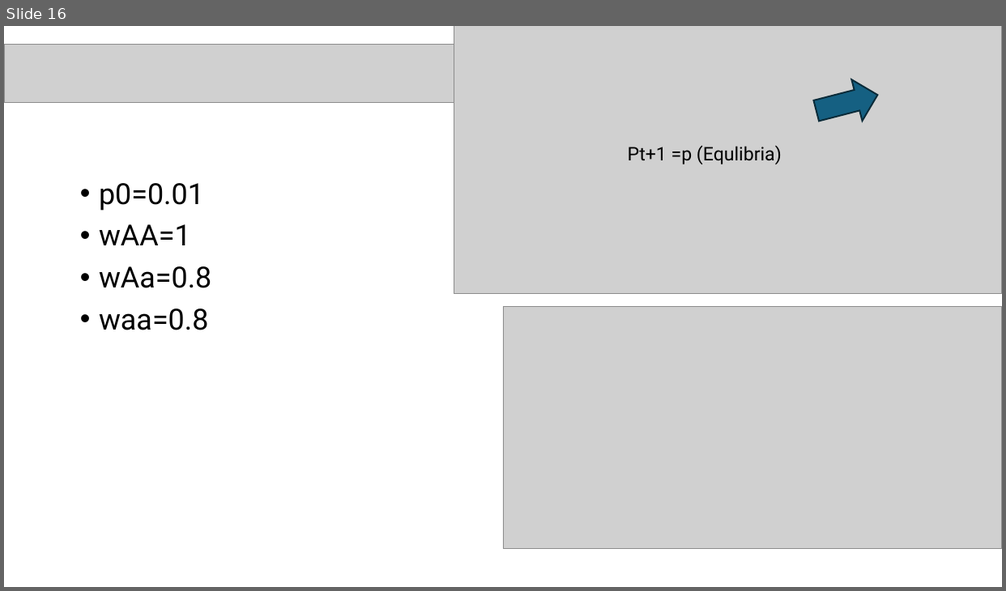
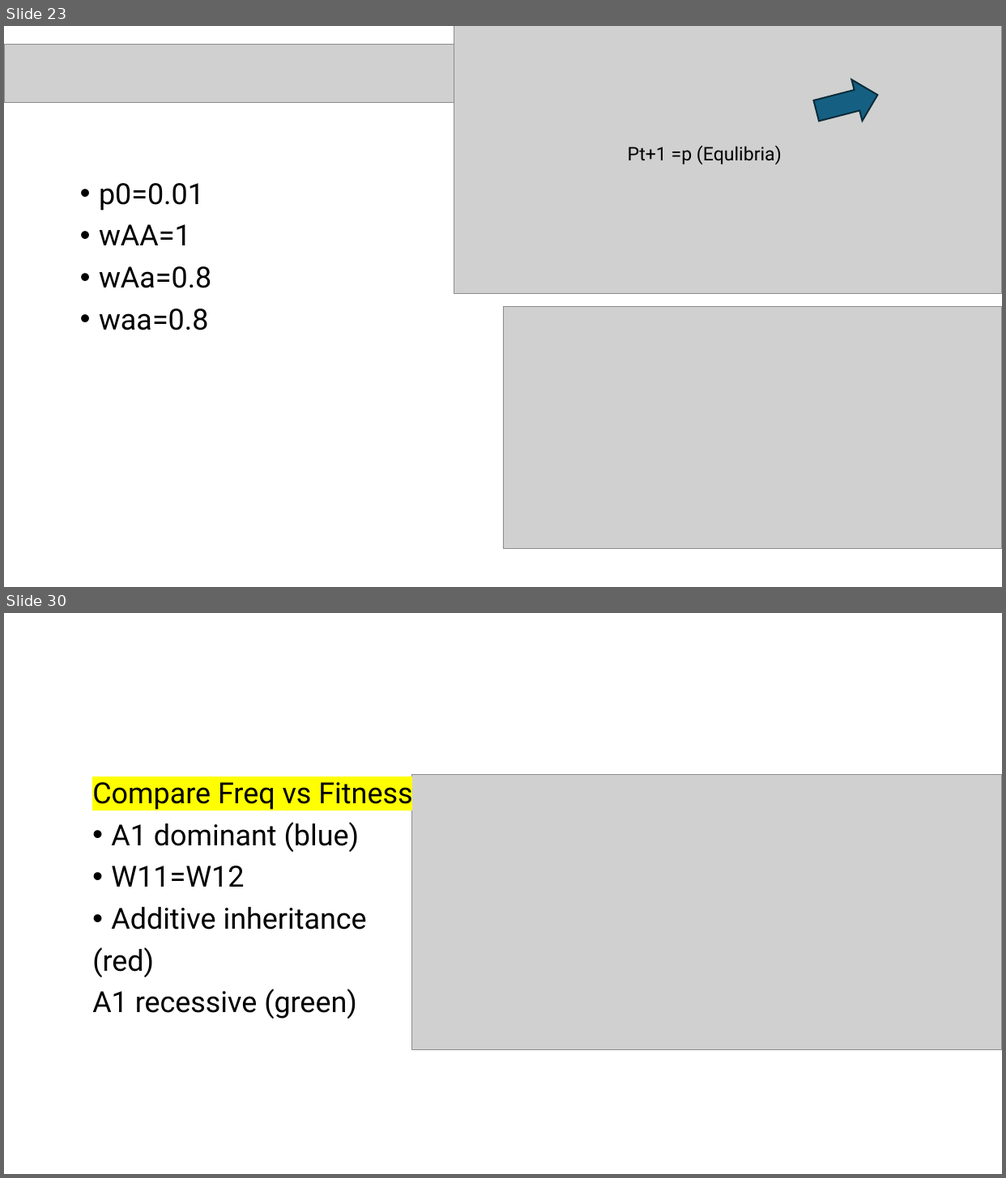
Before and after one commit to ccsosa/Evolutionary_genetics, a slide deck: Semana4/Selección natural.pptx. Shown one above the other, each under a label of ours: slide 16 before the commit, slides 23 and 30 after it; the slides between them are not shown. The pictures are 1006x591 and 1006x1178 pixels, drawn with LibreOffice and Linux fonts; fonts in the diff are those of the drawing; grey boxes stand for pictures. Boxes give left, top, right and bottom in pixels: in the first picture for what was removed or moved away, otherwise in the second. Text is boxed around its words. In the diff, an @@ line names an element or a change of style, - is before the commit and + after.

```diff
--- a/Semana4/Selección natural.pptx
+++ b/Semana4/Selección natural.pptx
@@ slide 30 added at box(4, 613, 1002, 1174), background #FFFFFF @@
@@ text added at box(92, 782, 412, 1019), 28 pt, text #000000 @@
+Compare Freq vs Fitness
+• A1 dominant (blue)
+• W11=W12
+• Additive inheritance
+(red)
+A1 recessive (green)
@@ picture added at box(412, 775, 1002, 1050) @@
@@ what was slide 16 is now slide 23 @@
```
Also in this commit, not shown: 8 slides changed, 20 other slides added, 3 slides removed.
